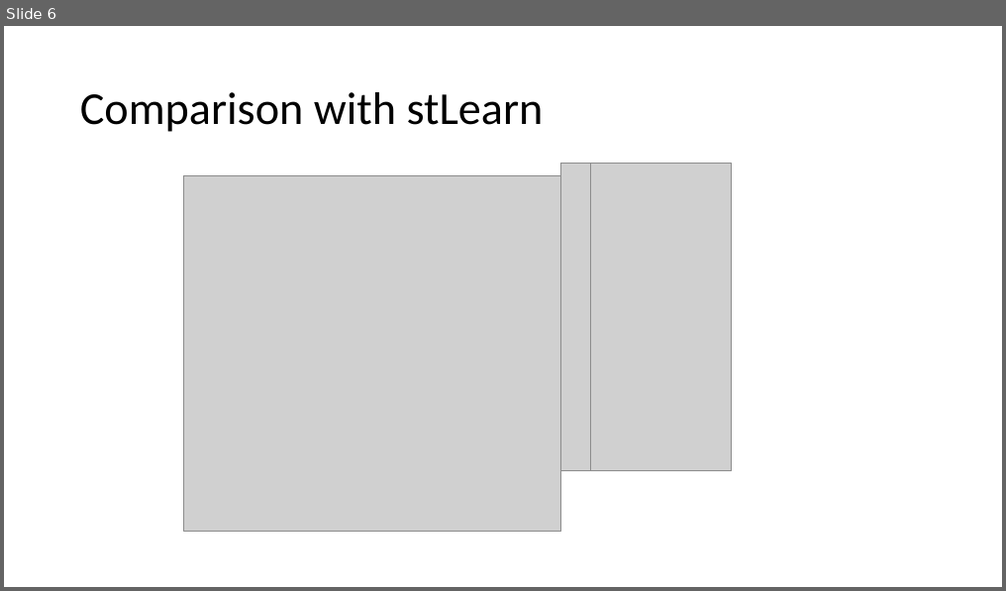
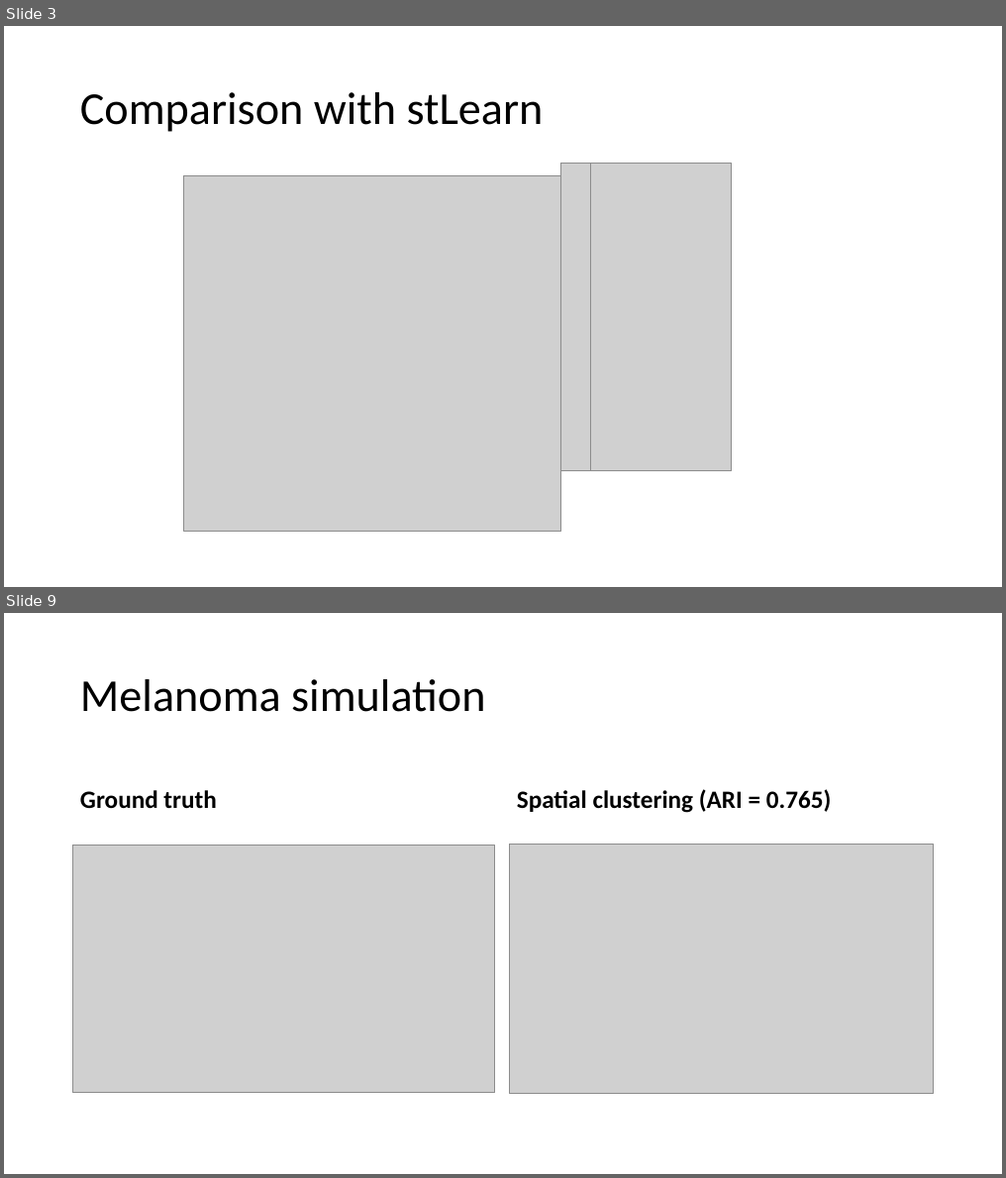
Before and after one commit to edward130603/BayesSpace, a slide deck: output/slides/slides_6-6.pptx. Shown one above the other, each under a label of ours: slide 6 before the commit, slides 3 and 9 after it; the slides between them are not shown. The pictures are 1006x591 and 1006x1178 pixels, drawn with LibreOffice and Linux fonts; fonts in the diff are those of the drawing; grey boxes stand for pictures. Boxes give left, top, right and bottom in pixels: in the first picture for what was removed or moved away, otherwise in the second. Text is boxed around its words. In the diff, an @@ line names an element or a change of style, - is before the commit and + after.

Commit message:
melanoma simulation

```diff
--- a/output/slides/slides_6-6.pptx
+++ b/output/slides/slides_6-6.pptx
@@ slide 9 added at [4,613,1002,1174], background #FFFFFF @@
@@ title added at [80,679,485,712], 44 pt, text #000000 @@
+Melanoma simulation
@@ text added at [80,790,216,809], 24 pt, text #000000, bold @@
+Ground truth
@@ text added at [517,789,832,813], 24 pt, text #000000, bold @@
+Spatial clustering (ARI = 0.765)
@@ picture added at [73,845,495,1093] @@
@@ picture added at [509,845,934,1093] @@
@@ what was slide 6 is now slide 3 @@
```
Also in this commit, not shown: 3 slides changed, 5 other slides added, 1 slide removed, 5 other files.
